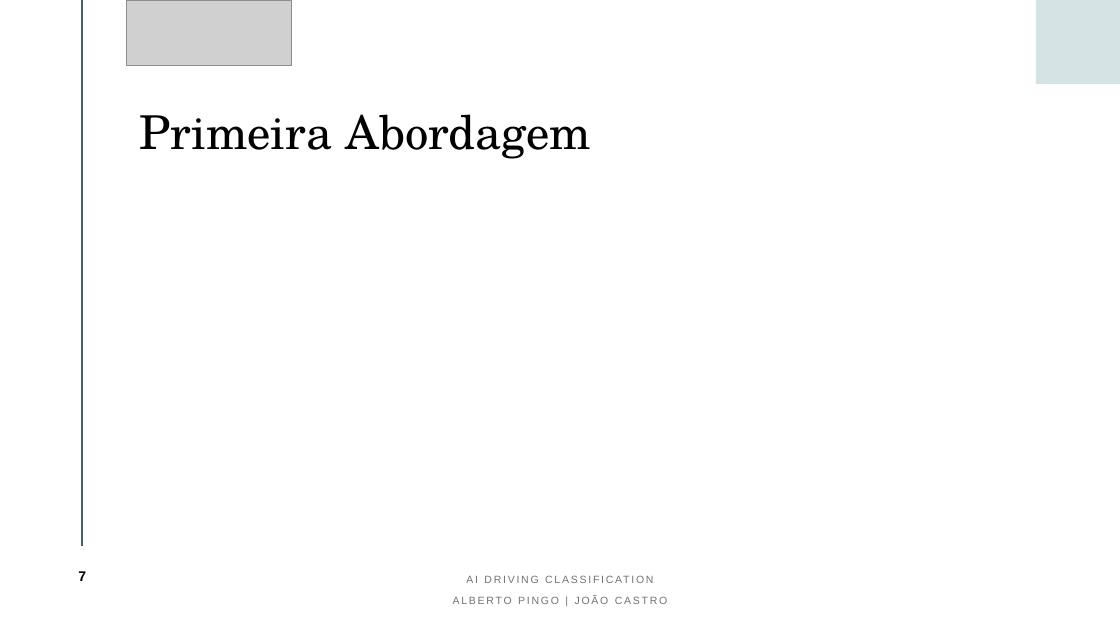
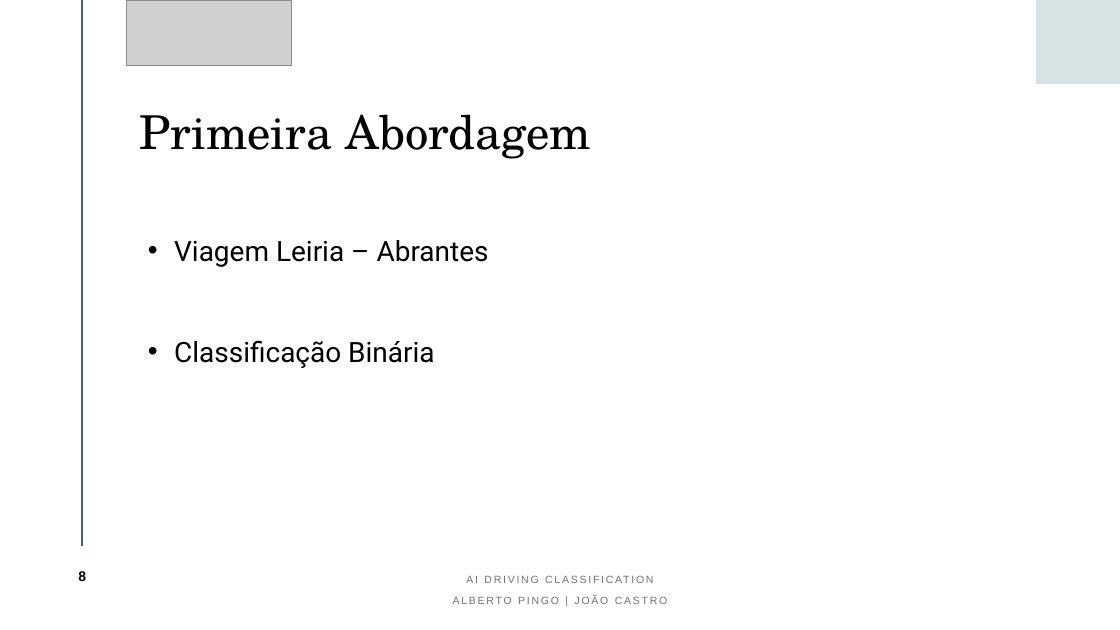
Before and after one commit to albertopingo/AI-driving-classification_FinalProject_CEng, a slide deck: slide 8 of ProjInf_AI_Driving_Classification.pptx (slide 7 before the commit). Drawn at 1120x630 pixels with LibreOffice and Linux fonts; fonts in the diff are those of the drawing; grey boxes stand for pictures. Boxes give left, top, right and bottom in pixels: in the first picture for what was removed or moved away, otherwise in the second. Text is boxed around its words. In the diff, an @@ line names an element or a change of style, - is before the commit and + after.

```diff
--- a/ProjInf_AI_Driving_Classification.pptx
+++ b/ProjInf_AI_Driving_Classification.pptx
@@ text added at (174,240,489,368), 24 pt, text #000000 @@
+• Viagem Leiria – Abrantes
+• Classificação Binária
@@ page number at (78,571,86,581): text changed @@
-7
+8
```
Also in this commit, not shown: 3 other slides changed, 7 slides added.
